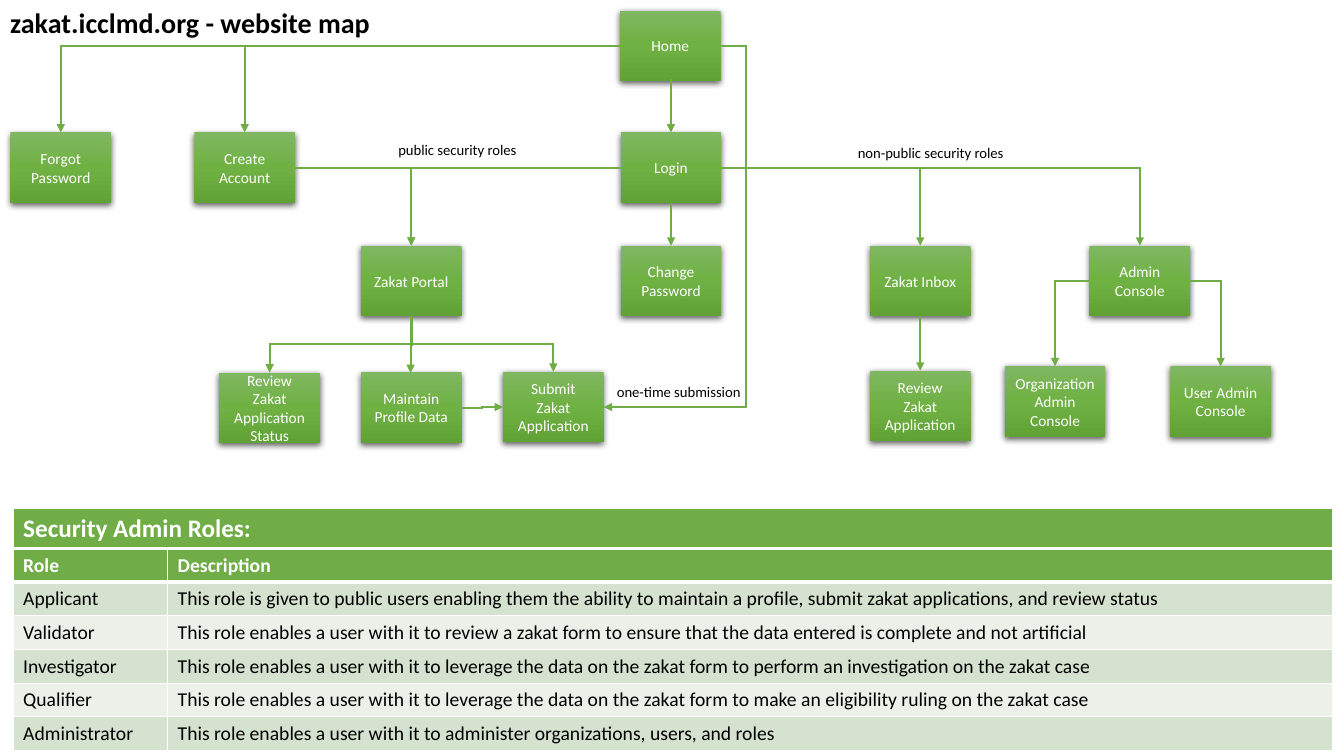
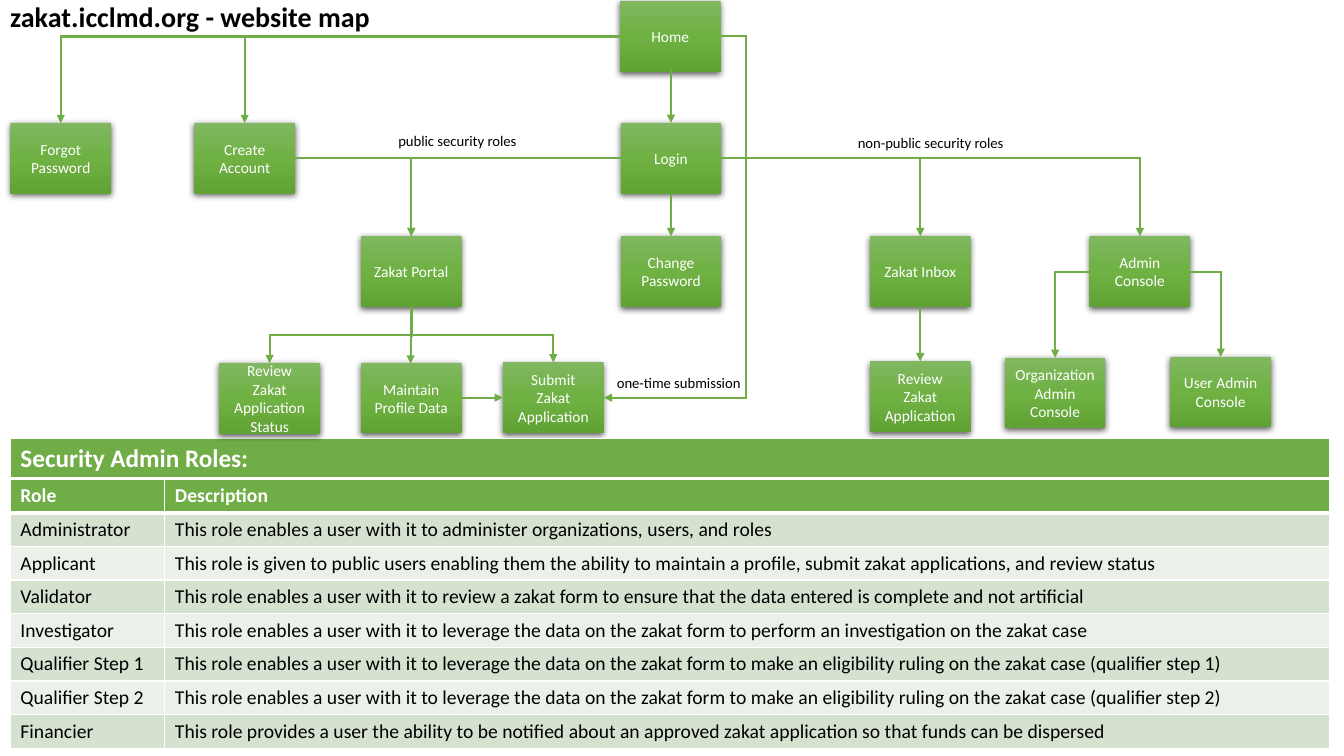
Before and after one commit to KarimAreeb273/Charity-Website, a slide deck: slide 1 of zakat.icclmd.team/zakat.icclmd.org.pptx. Drawn at 1344x756 pixels with LibreOffice and Linux fonts; fonts in the diff are those of the drawing. Boxes give left, top, right and bottom in pixels: in the first picture for what was removed or moved away, otherwise in the second. Text is boxed around its words. In the diff, an @@ line names an element or a change of style, - is before the commit and + after.

```diff
--- a/zakat.icclmd.team/zakat.icclmd.org.pptx
+++ b/zakat.icclmd.team/zakat.icclmd.org.pptx
@@ title "zakat.icclmd.org - website map": place and size @@
-title "zakat.icclmd.org - website map" at (10,13,370,38)
+title "zakat.icclmd.org - website map" at (10,7,370,32)
@@ 16 elbow arrows, 14 rectangles, 3 texts: place and size @@
-16 elbow arrows, 14 rectangles, 3 texts at (10,11,1271,444)
+16 elbow arrows, 14 rectangles, 3 texts at (10,1,1271,434)
@@ table: place and size @@
-table at (13,508,1333,548)
+table at (10,439,1330,479)
@@ table at (10,479,1329,748) @@
+row 2: Administrator | This role enables a user with it to administer organizations, users, and roles
-row 5: Qualifier | This role enables a user with it to leverage the data on the zakat form to make an eligibility ruling on the zakat case
-row 6: Administrator | This role enables a user with it to administer organizations, users, and roles
+row 6: Qualifier Step 1 | This role enables a user with it to leverage the data on the zakat form to make an eligibility ruling on the zakat case (qualifier step 1)
+row 7: Qualifier Step 2 | This role enables a user with it to leverage the data on the zakat form to make an eligibility ruling on the zakat case (qualifier step 2)
+row 8: Financier | This role provides a user the ability to be notified about an approved zakat application so that funds can be dispersed
@@ table: place and size @@
-table at (13,548,1332,750)
+table at (10,479,1329,748)
```
Also in this commit, not shown: 11 other files.
